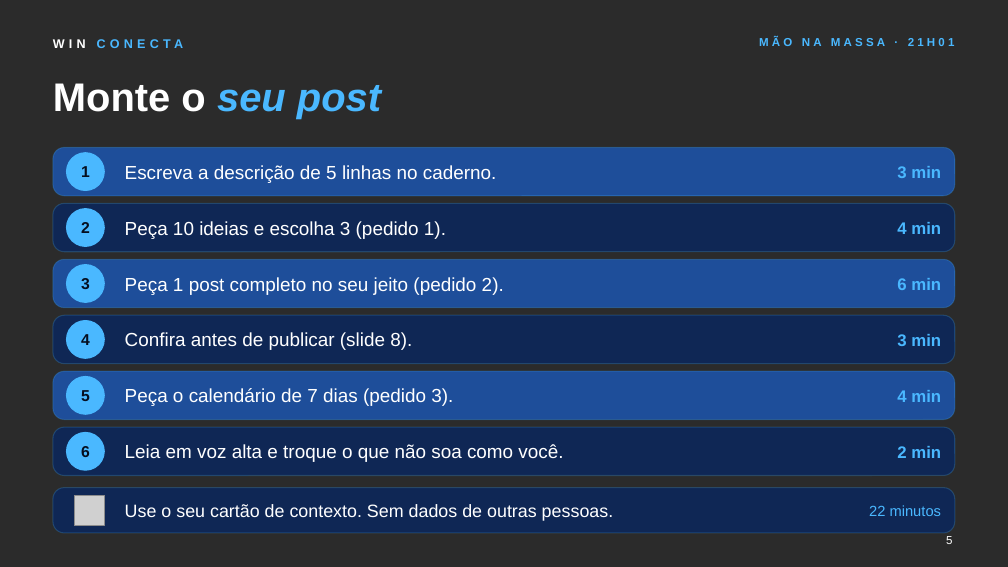
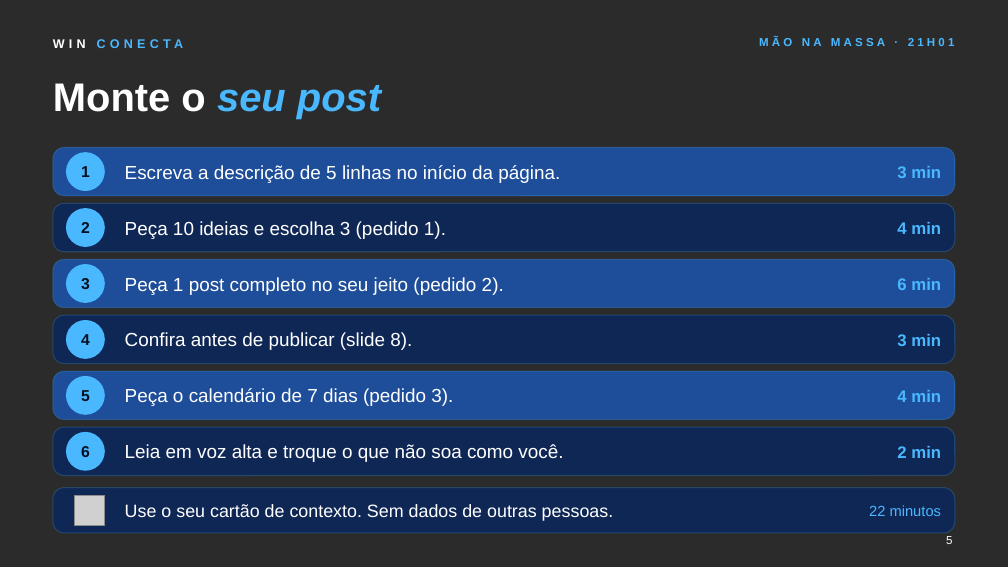
Before and after one commit to acatauassu/conecta, a slide deck: slide 5 of M8 - Divulgar o meu trabalho/M8-slides.pptx. Drawn at 1008x567 pixels with LibreOffice and Linux fonts; fonts in the diff are those of the drawing; grey boxes stand for pictures; background and template pictures are left out; a plain dark background stands for a picture behind light text. Boxes give left, top, right and bottom in pixels: in the first picture for what was removed or moved away, otherwise in the second. Text is boxed around its words. In the diff, an @@ line names an element or a change of style, - is before the commit and + after.

```diff
--- a/M8 - Divulgar o meu trabalho/M8-slides.pptx
+++ b/M8 - Divulgar o meu trabalho/M8-slides.pptx
@@ text at (125, 165, 560, 183): text changed @@
-Escreva a descrição de 5 linhas no caderno.
+Escreva a descrição de 5 linhas no início da página.
```
Also in this commit, not shown: 3 other slides changed, 8 other files.
